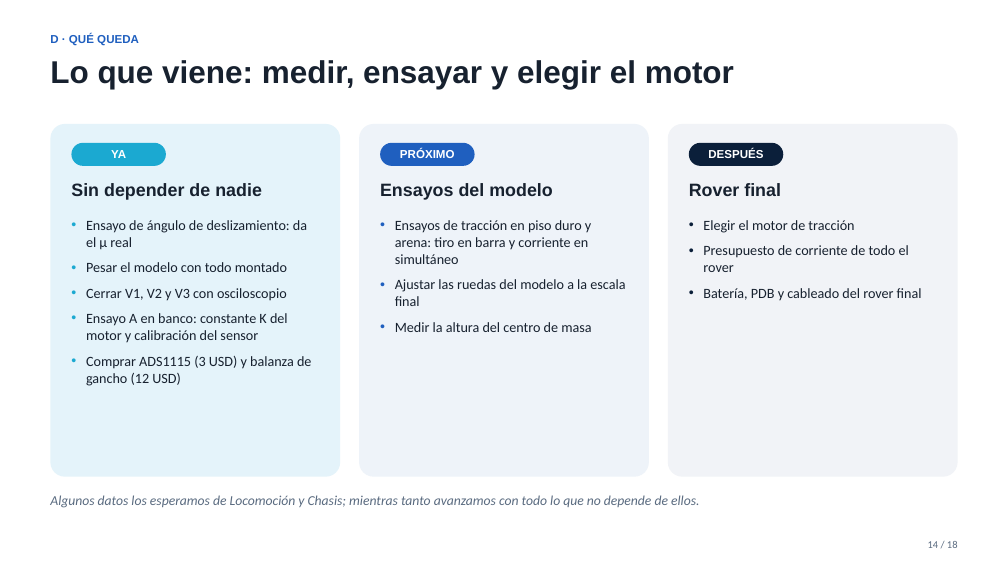
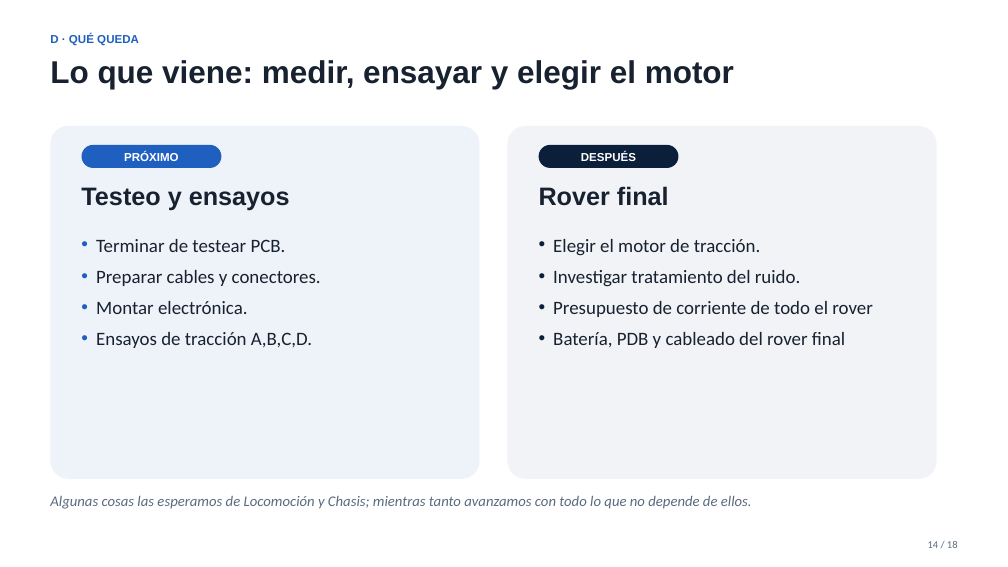
Before and after one commit to Matyy38/erc-rover-EyP, a slide deck: slide 13 of audiovisual-presentacion/presentacion-ingreso-EyP-2026-09.pptx. Drawn at 1008x567 pixels with LibreOffice and Linux fonts; fonts in the diff are those of the drawing. Boxes give left, top, right and bottom in pixels: in the first picture for what was removed or moved away, otherwise in the second. Text is boxed around its words. In the diff, an @@ line names an element or a change of style, - is before the commit and + after.

```diff
--- a/audiovisual-presentacion/presentacion-ingreso-EyP-2026-09.pptx
+++ b/audiovisual-presentacion/presentacion-ingreso-EyP-2026-09.pptx
@@ rounded rectangle: place and size @@
-rounded rectangle at (359,124,649,477)
+rounded rectangle at (51,126,480,479)
@@ rounded rectangle removed at (51,124,340,477) @@
@@ rounded rectangle removed at (71,143,166,166) @@
-YA
@@ rounded rectangle "PRÓXIMO": place and size @@
-rounded rectangle "PRÓXIMO" at (380,143,475,166)
+rounded rectangle "PRÓXIMO" at (82,145,222,169)
@@ rounded rectangle: place and size @@
-rounded rectangle at (668,124,957,477)
+rounded rectangle at (507,126,937,479)
@@ rounded rectangle "DESPUÉS": place and size @@
-rounded rectangle "DESPUÉS" at (689,143,783,166)
+rounded rectangle "DESPUÉS" at (538,145,678,169)
@@ text removed at (71,183,262,200) @@
-Sin depender de nadie
@@ text at (81,187,290,211): text changed; size 17 to 24 pt @@
-Ensayos del modelo
+Testeo y ensayos
@@ text "Rover final": place and size @@
-text "Rover final" at (689,183,781,196)
+text "Rover final" at (539,186,669,206)
@@ text "Rover final" at (539,186,669,206): size 17 to 24 pt @@
@@ text removed at (86,220,311,386) @@
-• Ensayo de ángulo de deslizamiento: da el μ real
-• Pesar el modelo con todo montado
-• Cerrar V1, V2 y V3 con osciloscopio
-• Ensayo A en banco: constante K del motor y calibración del sensor
-• Comprar ADS1115 (3 USD) y balanza de gancho (12 USD)
@@ text at (96,239,321,348): text changed; size 13.5 to 18 pt @@
-• Ensayos de tracción en piso duro y arena: tiro en barra y corriente en simultáneo
-• Ajustar las ruedas del modelo a la escala final
-• Medir la altura del centro de masa
+• Terminar de testear PCB.
+• Preparar cables y conectores.
+• Montar electrónica.
+• Ensayos de tracción A,B,C,D.
@@ text "Elegir el motor de tracción.": place and size @@
-text "Elegir el motor de tracción." at (703,220,922,301)
+text "Elegir el motor de tracción." at (553,239,873,348)
@@ text at (553,239,800,287): text changed; size 13.5 to 18 pt @@
-• Elegir el motor de tracción
+• Elegir el motor de tracción.
+• Investigar tratamiento del ruido.
@@ text at (553,301,873,348): size 13.5 to 18 pt in "Presupuesto de corriente de todo el rover", "Batería, PDB y cableado del rover final" @@
@@ text at (50,496,752,509): text changed; size 13 to 14 pt @@
-Algunos datos los esperamos de Locomoción y Chasis; mientras tanto avanzamos con todo lo que no depende de ellos.
+Algunas cosas las esperamos de Locomoción y Chasis; mientras tanto avanzamos con todo lo que no depende de ellos.
```
Also in this commit, not shown: 2 other slides changed, 2 other files.
